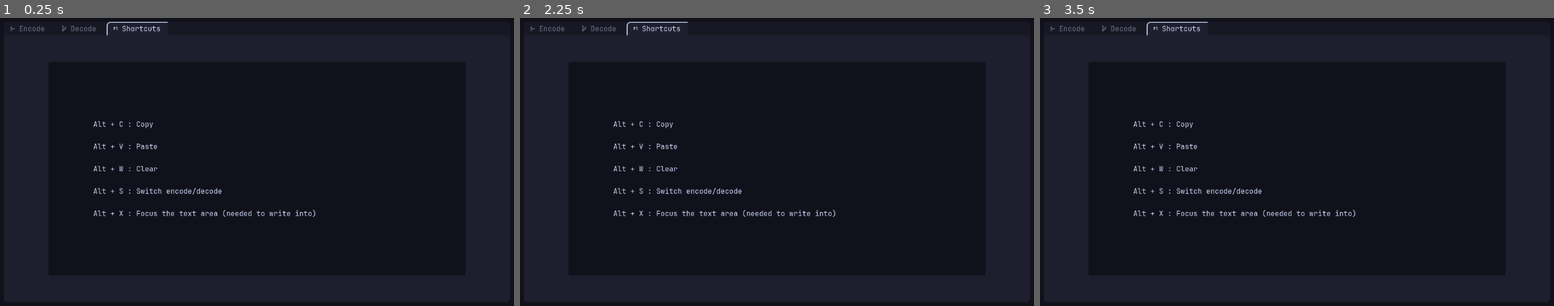
Above: before the commit, frames 1-3 (left to right).
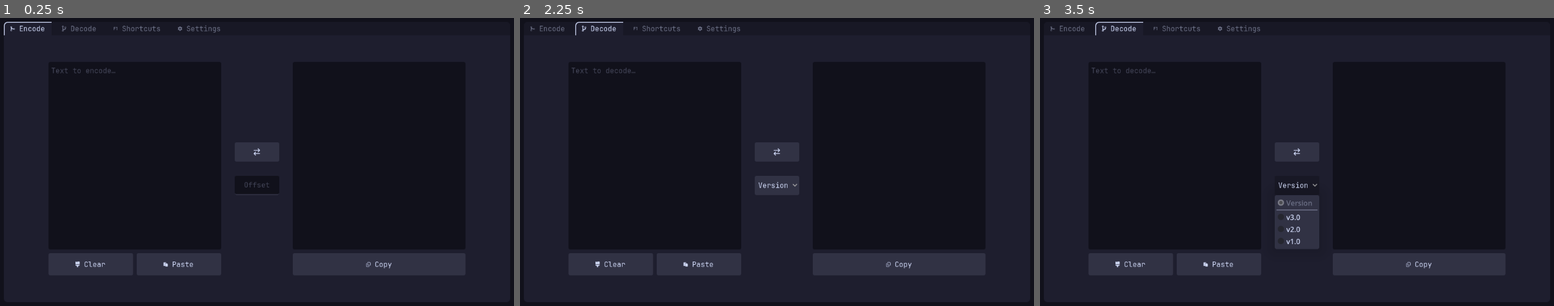
Above: after the commit, the same moments.

Repository: LaChaussetteGauche/UniCypherCode
Game: Godot game, scene res://Desktop/Scenes/control_desktop.tscn
Two runs of this game, one before a commit and one after it. Both use one fixed random seed, a clock stepped at 60 frames per second and the inputs below.
Inputs (mouse positions are in pixels of both pictures, inside the frame that each line leads up to):
- Up to frame 1 (0.25 s): no input
- Up to frame 2 (2.25 s): click (612, 262) at 0.5 s, where only the run after the commit has a clickable " Clear"; click (699, 262) at 1.25 s, where only the run after the commit has a clickable " Paste"; click (777, 153) at 2 s, where only the run after the commit has a clickable ""
- Up to frame 3 (3.5 s): click (1297, 185) at 2.75 s, where only the run after the commit has a clickable "Version"

The runs differ from the first frame. In frame 1, 6.8% of the frame differs, in the area x 0-91%, y 1-90%; in frame 2, 7.3%; in frame 3, 8.3%, in the area x 9-91%, y 1-90%.

Commit message:
Added language option

Diff:
--- a/Desktop/Scenes/control_desktop.tscn
+++ b/Desktop/Scenes/control_desktop.tscn
@@ -5,6 +5,7 @@
 [ext_resource type="Theme" uid="uid://c40cl12jeoyx4" path="res://Desktop/theme.tres" id="2_ucxo1"]
 [ext_resource type="PackedScene" uid="uid://d3hir4cg5kkrd" path="res://Desktop/Scenes/encode_desktop.tscn" id="3_btyrf"]
 [ext_resource type="PackedScene" uid="uid://f7gqau348lam" path="res://Desktop/Scenes/decode_desktop.tscn" id="4_dqysy"]
+[ext_resource type="PackedScene" uid="uid://c4mtrb6a3tq0e" path="res://Desktop/Scenes/settings_desktop.tscn" id="6_gkbvx"]
 
 [sub_resource type="StyleBoxFlat" id="StyleBoxFlat_ee4bf"]
 content_margin_left = 100.0
@@ -43,13 +44,13 @@
 [node name="TabContainer" type="TabContainer" parent="Panel/MarginContainer" unique_id=1922060294]
 layout_mode = 2
 theme = ExtResource("2_ucxo1")
-current_tab = 2
+current_tab = 0
 tab_0/title = "ENCODE_TAB"
 tab_1/title = "DECODE_TAB"
 tab_2/title = "SHORTCUTS_TAB"
+tab_3/title = "SETTINGS_TAB"
 
 [node name="Encode" parent="Panel/MarginContainer/TabContainer" unique_id=1446872324 instance=ExtResource("3_btyrf")]
-visible = false
 layout_mode = 2
 metadata/_tab_index = 0
 metadata/_tab_name = "ENCODE_TAB"
@@ -61,6 +62,7 @@
 metadata/_tab_name = "DECODE_TAB"
 
 [node name="Shortcuts" type="MarginContainer" parent="Panel/MarginContainer/TabContainer" unique_id=960430162]
+visible = false
 layout_mode = 2
 theme_override_constants/margin_left = 100
 theme_override_constants/margin_top = 60
@@ -78,3 +80,9 @@
 text = "SHORTCUTS_LABEL"
 vertical_alignment = 1
 autowrap_mode = 3
+
+[node name="Settings" parent="Panel/MarginContainer/TabContainer" unique_id=1149841730 instance=ExtResource("6_gkbvx")]
+visible = false
+layout_mode = 2
+metadata/_tab_index = 3
+metadata/_tab_name = "SETTINGS_TAB"
--- /dev/null
+++ b/Desktop/Scenes/settings_desktop.tscn
@@ -0,0 +1,69 @@
+[gd_scene format=3 uid="uid://c4mtrb6a3tq0e"]
+
+[ext_resource type="Script" uid="uid://cve3qtu58apw7" path="res://Desktop/Scripts/settings_desktop.gd" id="1_d28bi"]
+[ext_resource type="Theme" uid="uid://c40cl12jeoyx4" path="res://Desktop/theme.tres" id="1_myhkn"]
+
+[sub_resource type="StyleBoxFlat" id="StyleBoxFlat_myhkn"]
+bg_color = Color(0.06666667, 0.06666667, 0.105882354, 1)
+corner_radius_top_left = 4
+corner_radius_top_right = 4
+corner_radius_bottom_right = 4
+corner_radius_bottom_left = 4
+
+[node name="Settings" type="Control" unique_id=1149841730]
+layout_mode = 3
+anchors_preset = 15
+anchor_right = 1.0
+anchor_bottom = 1.0
+grow_horizontal = 2
+grow_vertical = 2
+script = ExtResource("1_d28bi")
+
+[node name="MarginContainer" type="MarginContainer" parent="." unique_id=59896943]
+layout_mode = 1
+anchors_preset = 15
+anchor_right = 1.0
+anchor_bottom = 1.0
+grow_horizontal = 2
+grow_vertical = 2
+theme_override_constants/margin_left = 100
+theme_override_constants/margin_top = 60
+theme_override_constants/margin_right = 100
+theme_override_constants/margin_bottom = 60
+
+[node name="Panel" type="Panel" parent="MarginContainer" unique_id=1828117049]
+layout_mode = 2
+theme = ExtResource("1_myhkn")
+theme_override_styles/panel = SubResource("StyleBoxFlat_myhkn")
+
+[node name="MarginContainer" type="MarginContainer" parent="MarginContainer/Panel" unique_id=1957497214]
+layout_mode = 1
+anchors_preset = 15
+anchor_right = 1.0
+anchor_bottom = 1.0
+grow_horizontal = 2
+grow_vertical = 2
+theme_override_constants/margin_left = 100
+theme_override_constants/margin_top = 60
+theme_override_constants/margin_right = 100
+theme_override_constants/margin_bottom = 60
+
+[node name="VBoxContainer" type="VBoxContainer" parent="MarginContainer/Panel/MarginContainer" unique_id=296223034]
+layout_mode = 2
+
+[node name="HBoxContainer" type="HBoxContainer" parent="MarginContainer/Panel/MarginContainer/VBoxContainer" unique_id=79978575]
+layout_mode = 2
+size_flags_horizontal = 4
+size_flags_vertical = 6
+theme_override_constants/separation = 32
+
+[node name="Label" type="Label" parent="MarginContainer/Panel/MarginContainer/VBoxContainer/HBoxContainer" unique_id=728866692]
+layout_mode = 2
+text = "LANGUAGE_BUTTON"
+
+[node name="OptionButton" type="OptionButton" parent="MarginContainer/Panel/MarginContainer/VBoxContainer/HBoxContainer" unique_id=2073232043]
+layout_mode = 2
+size_flags_horizontal = 10
+alignment = 1
+
+[connection signal="item_selected" from="MarginContainer/Panel/MarginContainer/VBoxContainer/HBoxContainer/OptionButton" to="." method="_on_option_button_item_selected"]
--- a/Desktop/Scripts/control_desktop.gd
+++ b/Desktop/Scripts/control_desktop.gd
@@ -18,8 +18,8 @@
 		decode.input(event)
 
 func _ready() -> void:
-	print(OS.get_locale_language())
-	TranslationServer.set_locale(OS.get_locale_language())
+	#TranslationServer.set_locale(OS.get_locale_language())
+	TranslationServer.set_locale("es")
 
 # Met l'arrière-plan en rouge s'il y a une erreur sur l'onglet actuel
 func _process(_delta: float) -> void:
--- /dev/null
+++ b/Desktop/Scripts/settings_desktop.gd
@@ -0,0 +1,19 @@
+extends Control
+
+@onready var option_button: OptionButton = $MarginContainer/Panel/MarginContainer/VBoxContainer/HBoxContainer/OptionButton
+var locales: Array
+
+
+func _ready() -> void:
+	for language in TranslationServer.get_loaded_locales():
+		option_button.add_item(TranslationServer.get_language_name(language))
+		locales.append(language)
+
+	if locales.find(OS.get_locale_language()) > -1:
+		option_button.select(locales.find(OS.get_locale_language()))
+	else:
+		option_button.select(locales.find("en"))
+
+
+func _on_option_button_item_selected(index: int) -> void:
+	TranslationServer.set_locale(locales[index])
--- a/translations.csv
+++ b/translations.csv
@@ -25,3 +25,6 @@
 Alt + S : Switch encode/decode
 
 Alt + X : Focus the text area (needed to write into)"
+SETTINGS_TAB, Paramètres, Settings
+LANGUAGE_BUTTON,Langage,Language
+French,Français,Français
Not shown, added: Desktop/Scripts/settings_desktop.gd.uid
Binary file changed: translations.en.translation
Binary file changed: translations.fr.translation
Not shown, removed: .~lock.translations.csv#
Not shown, changed: translations.ods
